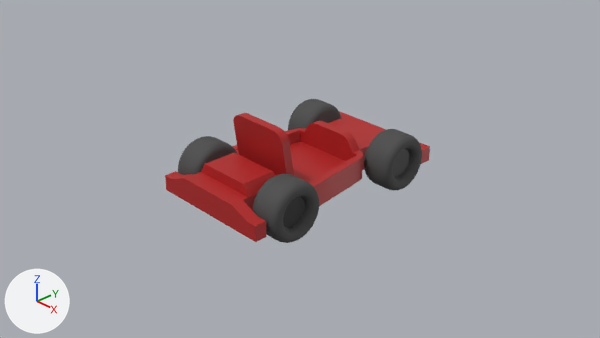
Two versions of the Blender file data/Assets/Models/Kart 1/Kart.blend, one commit apart.
Rendered twice from the file's camera 'Camera'. The lights are fixed; the arrows at lower left show +X, +Y and +Z.
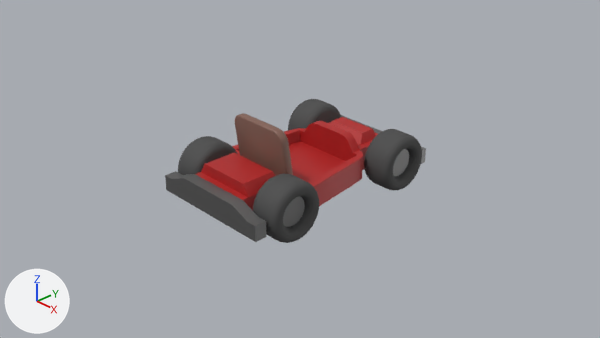
Changed parts and their boxes [x1, y1, x2, y2] in the pictures (600 x 338 px):
'Chassi', reshaped
    before: [165, 111, 430, 242]
    after: [165, 113, 426, 242]
part 1 of me_cube_001, built on
    before: [233, 113, 294, 176]
    after: [235, 113, 293, 176]
part 2 of me_cube_001, built on
    before: [329, 111, 430, 164]
    after: [329, 115, 426, 164]
part 3 of me_cube_001, recoloured (red to grey)
    both: [165, 171, 266, 242]

Patch to the scene script:
```diff
--- a/data/Assets/Models/Kart 1/Kart.blend.py
+++ b/data/Assets/Models/Kart 1/Kart.blend.py
@@ mat_mat_wheel_hub @@
 mat_mat_wheel_hub = principled_material('mat_wheel_hub')
-mat_mat_wheel_hub.base_color = (0.0605, 0.0605, 0.0605)  # dark grey #464646
+mat_mat_wheel_hub.base_color = (0.209, 0.209, 0.209)  # grey #7e7e7e
 mat_mat_wheel_hub.metallic = 1.0
@@ mat_mat_seat @@
+mat_mat_seat = principled_material('mat_seat')
+mat_mat_seat.base_color = (0.236, 0.122, 0.0937)  # brown #856256
@@ mat_mat_bumper @@
+mat_mat_bumper = principled_material('mat_bumper')
+mat_mat_bumper.base_color = (0.247, 0.247, 0.247)  # grey #888888
+mat_mat_bumper.metallic = 1.0
@@ me_cube_001 @@
 # used by ob_chassi; location = (0.0, 0.0, 0.0)
 # verts and faces of me_cube_001; kept vertices keep their numbers, new ones are numbered from 114
 # before: 3 (-0.47, 0.67, 0.16), 5 (0.0, 0.67, 0.16), 12 (-0.47, 1.66, 0.04) at pixel (358, 118), 13 (-0.47, 1.66, -0.17), 14 (0.0, 1.66, -0.17)
 # before: 15 (0.0, 1.66, 0.04) at pixel (381, 127), 18 (-0.74, 1.66, 0.04) at pixel (345, 113), 19 (-0.74, 1.66, -0.17), 22 (-0.9, 1.66, 0.04) at pixel (337, 110), 23 (-0.9, 1.66, -0.17)
 # before: 54 (0.0, 1.26, 0.16) at pixel (363, 127), 55 (-0.47, 1.26, 0.16) at pixel (339, 118)
-me_cube_001.from_pydata(...)  # 114 vertices, 88 faces; spans x -0.9..0.0, y -1.56..1.66, z -0.17..0.84
+me_cube_001.from_pydata(...)  # 175 vertices, 138 faces; spans x -0.9..0.0, y -1.56..1.57, z -0.17..0.84
+# me_cube_001 part 1
+# 14 vertices are removed from x -0.47..-0.31, y -0.75..-0.53, z 0.16..0.84
+# 15 faces are deleted
+# 2 vertices move from x 0.0, y -0.75..-0.63, z 0.84 to x 0.0, y -0.75..-0.63, z 0.8
+# 60 vertices are added at x -0.51..0.0, y -0.75..-0.53, z 0.13..0.84
+# 7 new vertices lie (0.0, 0.05, 0.0) away from vertices in x -0.47..0.0, y -0.72..-0.62, z 0.16..0.84
+# 53 new faces join them, mat_mat_seat (brown #856256)
+# 6 new faces join them, mat_mat_car (red #b42121)
+# me_cube_001 part 2
+delete_faces([(3, 5, 54, 55)])
+for i in [*range(12, 16), 18, 19, 22, 23]: verts[i] += (0.0, -0.09, 0.0)
+verts[152] = (-0.37, 0.8, 0.16)
+verts[153] = (0.0, 0.8, 0.16)
+verts[154] = (-0.37, 1.13, 0.16)
+verts[155] = (0.0, 1.13, 0.16)
+verts[156] = (-0.29, 0.92, 0.28)  # pixel (331, 120)
+verts[157] = (0.0, 0.92, 0.28)  # pixel (346, 126)
+verts[158] = (-0.29, 1.13, 0.28)  # pixel (342, 116)
+verts[159] = (0.0, 1.13, 0.28)  # pixel (357, 122)
+faces += [(3, 5, 153, 152), (152, 153, 157, 156), (54, 55, 154, 155), (3, 152, 154, 55), (156, 157, 159, 158), (154, 158, 159, 155)]  # mat_mat_car (red #b42121)
+faces += [(152, 156, 158, 154)]  # mat_mat_car (red #b42121)
+# me_cube_001 part 3: 24 faces spanning x -0.9..0.0, y -1.56..1.57, z -0.17..0.16 switch from mat_mat_car (red #b42121) to mat_mat_bumper (grey #888888)
+me_cube_001.materials.append(mat_mat_seat)  # brown #856256
```
